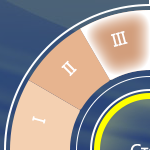
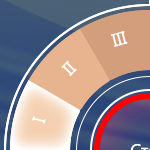
Layer changes from the first 150px x 150px image to the second:
painted on "Stop" over [4, 4, 150, 150]
painted on "Start" over [4, 4, 150, 150]
